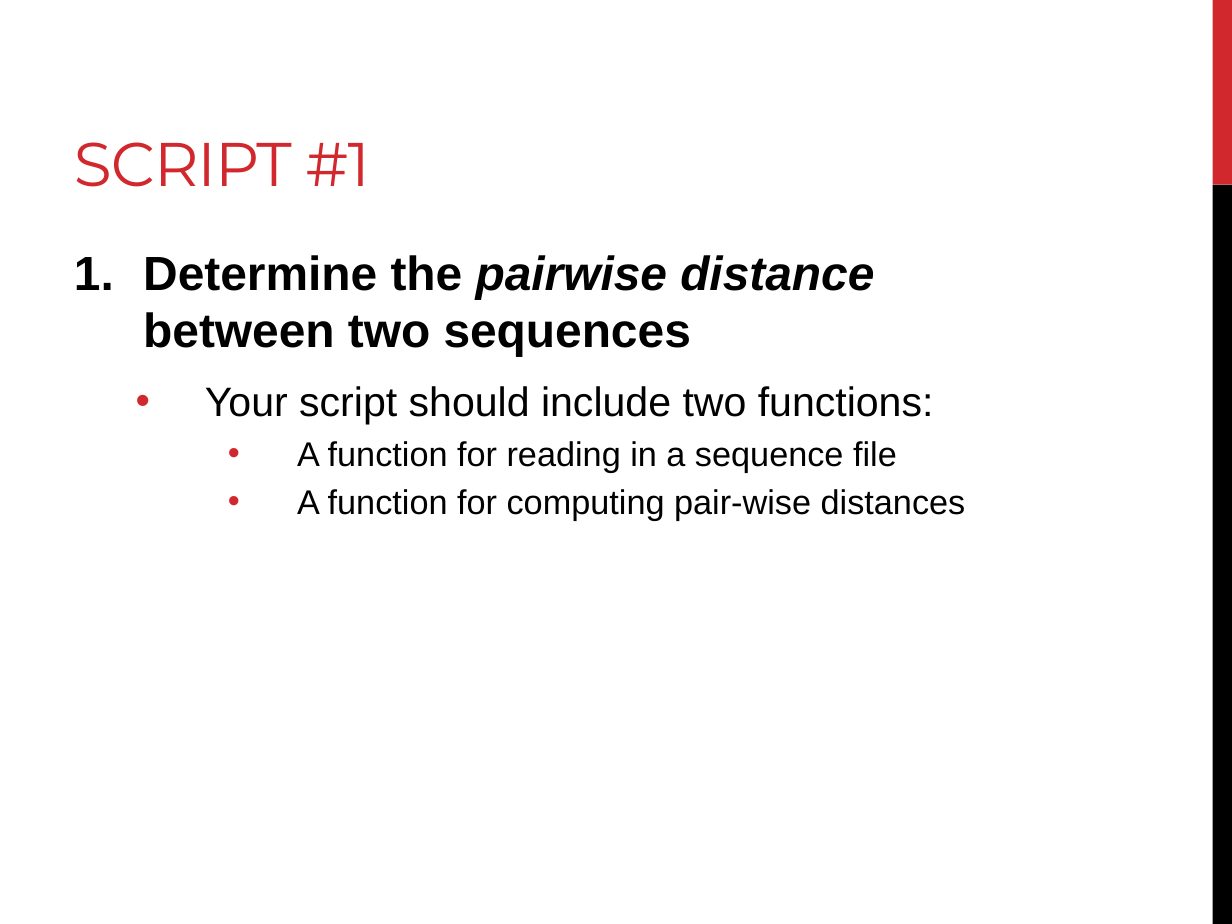
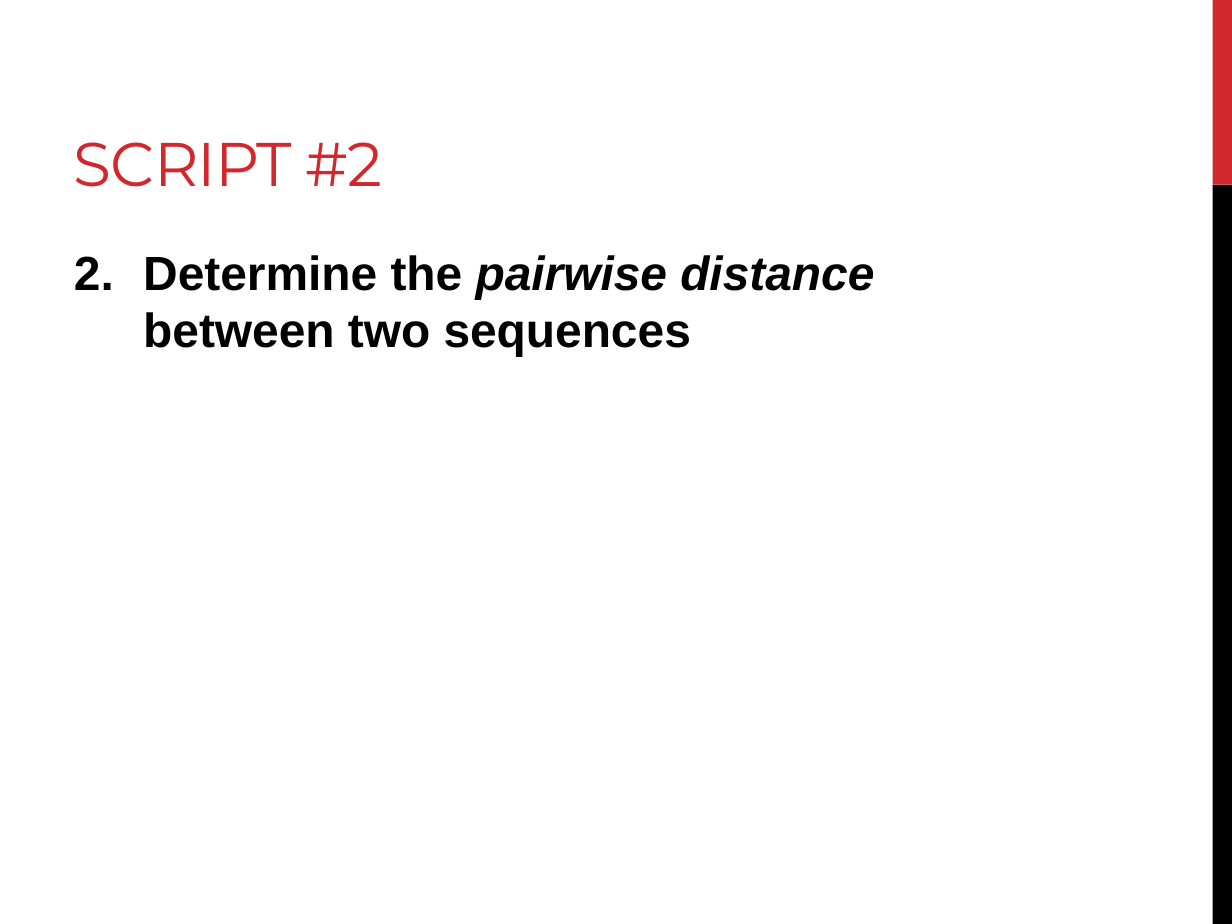
Before and after one commit to BjornFJohansson/ccbb_bigdata2015_python, a slide deck: slide 40 of slides/day4_slides.pptx (slide 41 before the commit). Drawn at 1232x924 pixels with LibreOffice and Linux fonts; fonts in the diff are those of the drawing. Boxes give left, top, right and bottom in pixels: in the first picture for what was removed or moved away, otherwise in the second. Text is boxed around its words. In the diff, an @@ line names an element or a change of style, - is before the commit and + after.

```diff
--- a/slides/day4_slides.pptx
+++ b/slides/day4_slides.pptx
@@ title at (74, 142, 383, 187): text changed @@
-SCRIPT #1
+SCRIPT #2
@@ text at (205, 386, 966, 520): paragraphs removed @@
-  • Your script should include two functions:
-    • A function for reading in a sequence file
-    • A function for computing pair-wise distances
```
Also in this commit, not shown: 7 other slides changed, 3 other files.
